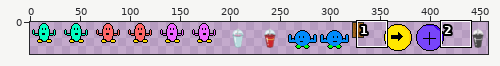
Sprite sheet, stored at public_html/sprites/spritesheet.png. Above, an overview of the earlier version with the close-up marked.
Close-up. Before the commit:
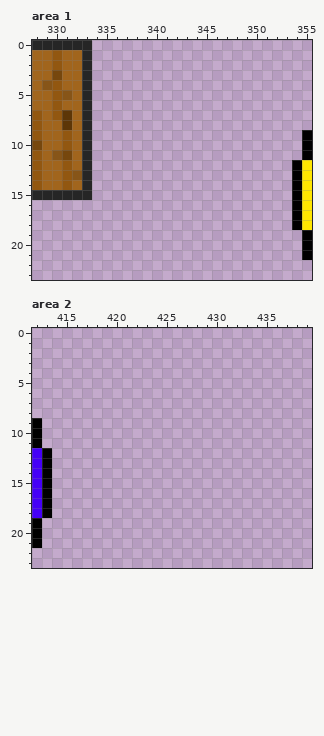
The file is 464x32 pixels. Pixels under 10% opacity are left out. Colours within 5 levels of each other are drawn and written as one. Shown: area 1: x 328..355, y 0..23; area 2: x 412..439, y 0..23. The old version is drawn lined up with the new one. The wide view leaves out empty margins.
After the commit:
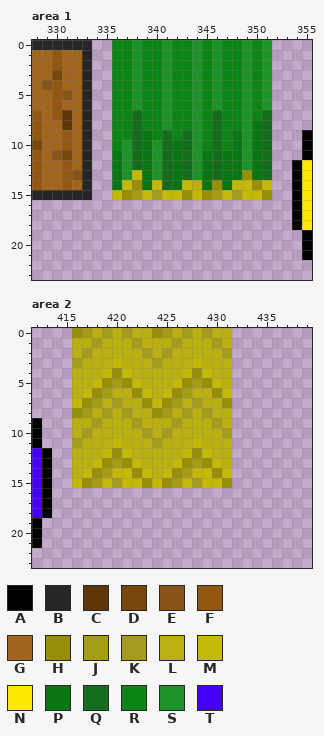
Palette (. is transparent): A #000000  B #262626  C #5d3607  D #76470d  E #875518  F #925710  G #a1651d  H #978f08  J #a59c16  K #a59c1f  L #bbb011  M #c4b909  N #ffe700  P #0a7613  Q #166c1d  R #0b8415  S #1e9228  T #4500f6
What changed:
drawings rearranged on the sheet (the old picture shows each at its new place; 1 dropped ones are not shown)
Area 1:
y 0..6: x 336..351 ................ -> RRSRRSRRSRSRRSRS
y 7: x 336..351 ................ -> RRQRRSRRSRQRRSRQ
y 8: x 336..351 ................ -> RRQRRSRRSRQRRSPQ
y 9: x 336..351 ................ -> RRQPRQRQSRQRPSPQ
y 10: x 336..351 ................ -> RSQPSQPQSRQRPSPQ
y 11..12: x 336..351 ................ -> PSQPSQPQSPQPPSPQ
y 13: x 336..351 ................ -> PSMPSQPQSPQPPHPQ
y 14: x 336..351 ................ -> PMHPMQPMLPHPMMHM
y 15: x 336..351 ................ -> MHJMKMMHMHJMKMMH
Area 2:
y 0: x 416..431 ................ -> HJLKLKLLHJLKLKLL
y 1: x 416..431 ................ -> LLKLLLKLLLKLLLKL
y 2: x 416..431 ................ -> LKLLLLLKLKLLLLLK
y 3: x 416..431 ................ -> KLLLMLLLKLLLMLLL
y 4: x 416..431 ................ -> LLLMHMLLLLLMHMLL
y 5: x 416..431 ................ -> LLMHJHMLLLMHJHML
y 6: x 416..431 ................ -> LMHJLLHMLMHJLLHM
y 7: x 416..431 ................ -> MHJLKLLHMHJLKLLH
y 8: x 416..431 ................ -> HJLKLKLLHJLKLKLL
y 9: x 416..431 ................ -> LLKLLLKLLLKLLLKL
y 10: x 416..431 ................ -> LKLLLLLKLKLLLLLK
y 11: x 416..431 ................ -> KLLLMLLLKLLLMLLL
y 12: x 416..431 ................ -> LLLMHMLLLLLMHMLL
y 13: x 416..431 ................ -> LLMHJHMLLLMHJHML
y 14: x 416..431 ................ -> LMHJMMHMLMHJMMHM
y 15: x 416..431 ................ -> MHJMKMMHMHJMKMMH
